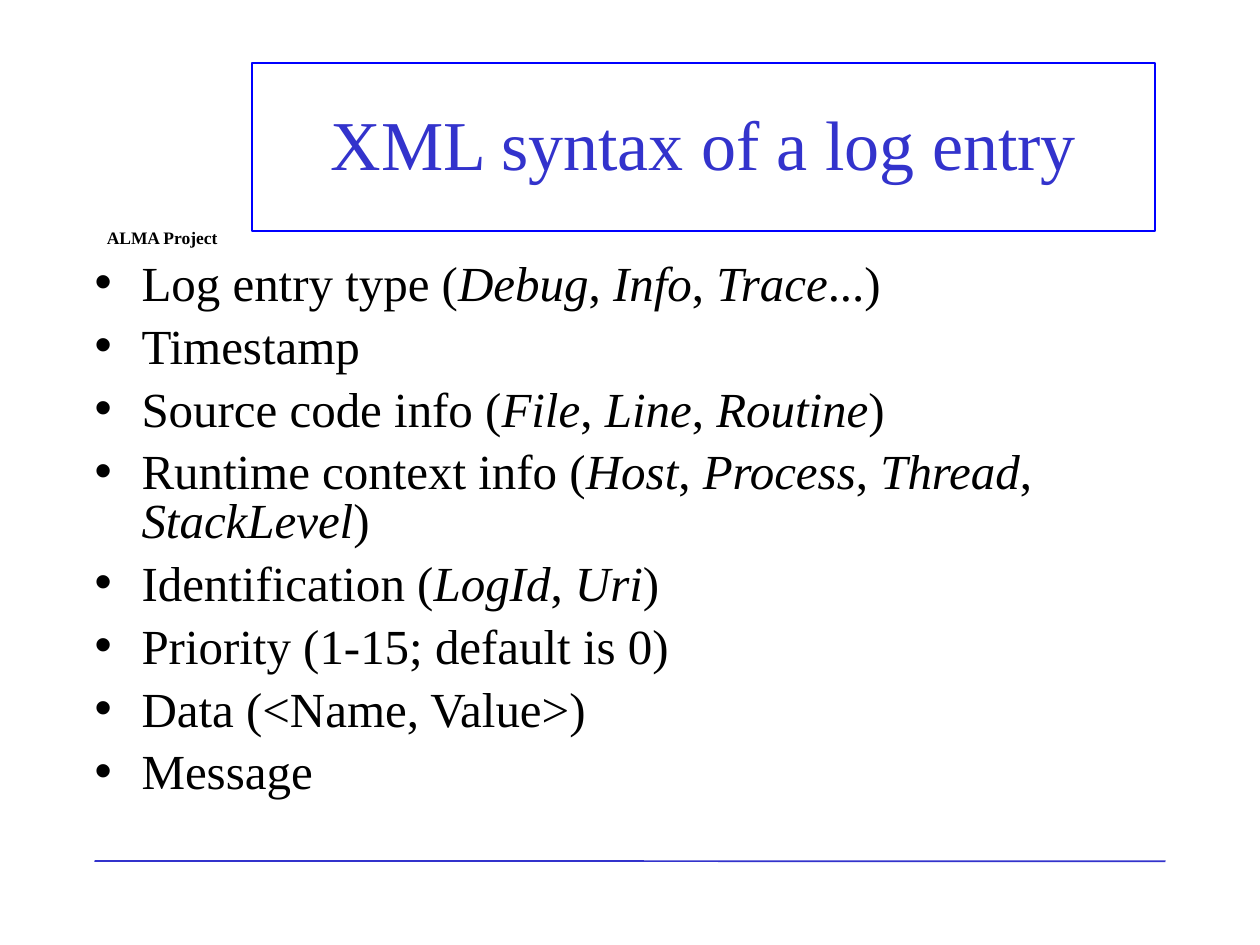
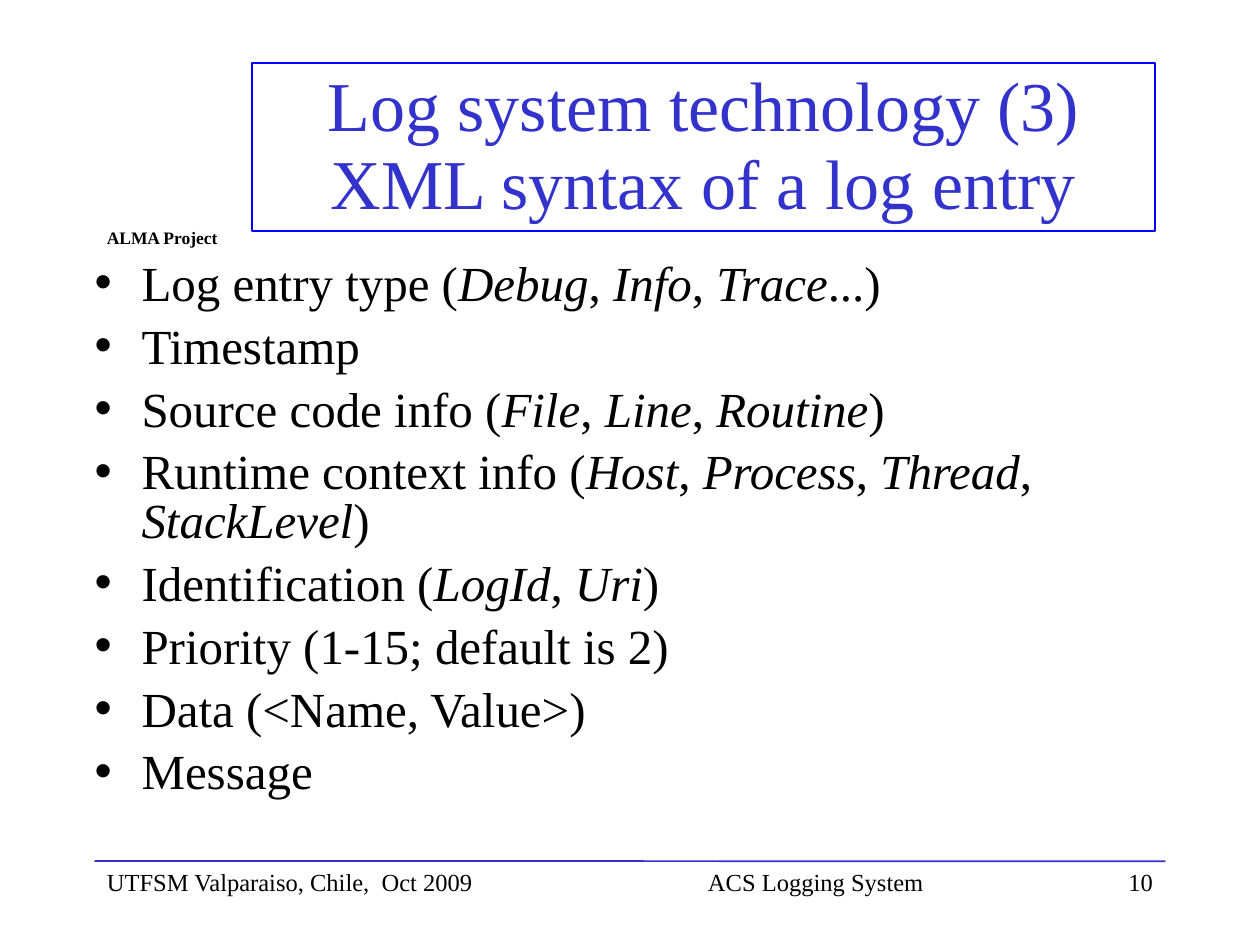
Before and after one commit to ACS-Community/ACS, a slide deck: slide 10 of Documents/ACS-Course/ACSCourse-ACSLoggingSystem.ppt (slide 6 before the commit). Drawn at 1260x945 pixels with LibreOffice and Linux fonts; fonts in the diff are those of the drawing; background and template pictures are left out. Boxes give left, top, right and bottom in pixels: in the first picture for what was removed or moved away, otherwise in the second. Text is boxed around its words. In the diff, an @@ line names an element or a change of style, - is before the commit and + after.

```diff
--- a/Documents/ACS-Course/ACSCourse-ACSLoggingSystem.ppt
+++ b/Documents/ACS-Course/ACSCourse-ACSLoggingSystem.ppt
@@ title at (328,82,1080,222): text changed @@
-XML syntax of a log entry
+Log system technology (3)
+XML syntax of a log entry
@@ text at (142,629,669,674): text changed @@
-• Priority (1-15; default is 0)
+• Priority (1-15; default is 2)
@@ text added at (107,874,472,897), 14 pt, text #000000 @@
+UTFSM Valparaiso, Chile, Oct 2009
@@ text added at (708,874,923,897), 14 pt, text #000000 @@
+ACS Logging System
@@ page number at (1128,874,1153,892): text changed; text colour #FFFFFF to #000000 @@
-6
+10
```
Also in this commit, not shown: 6 other slides changed, 11 slides added, 6 slides removed.
